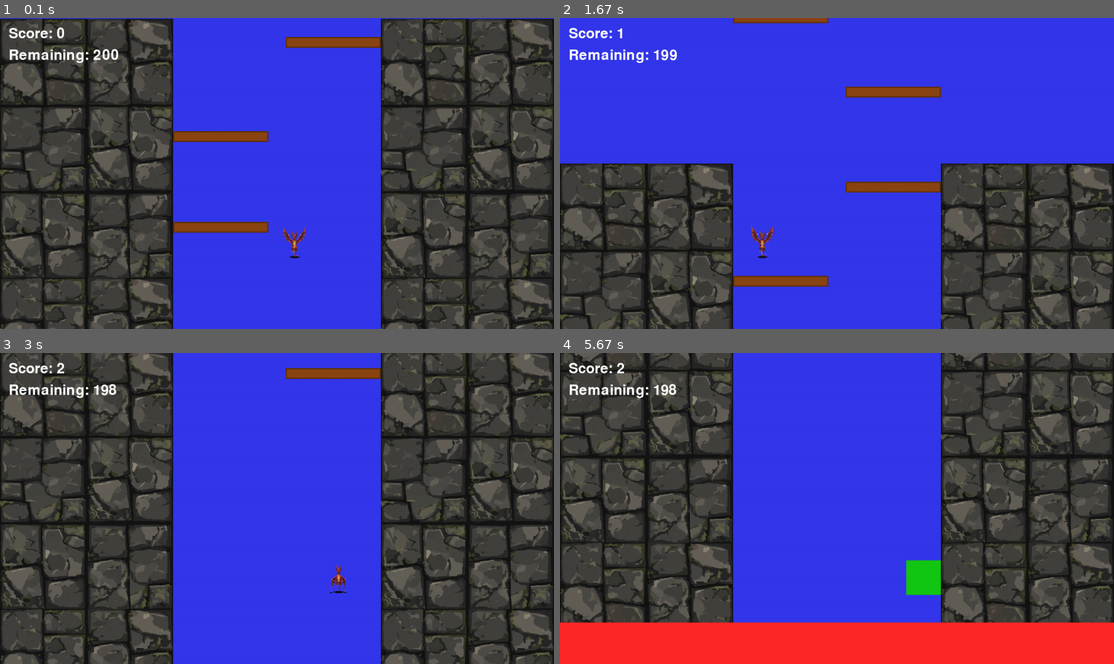
Above: before the commit, frames 1-4 (two rows, left to right).
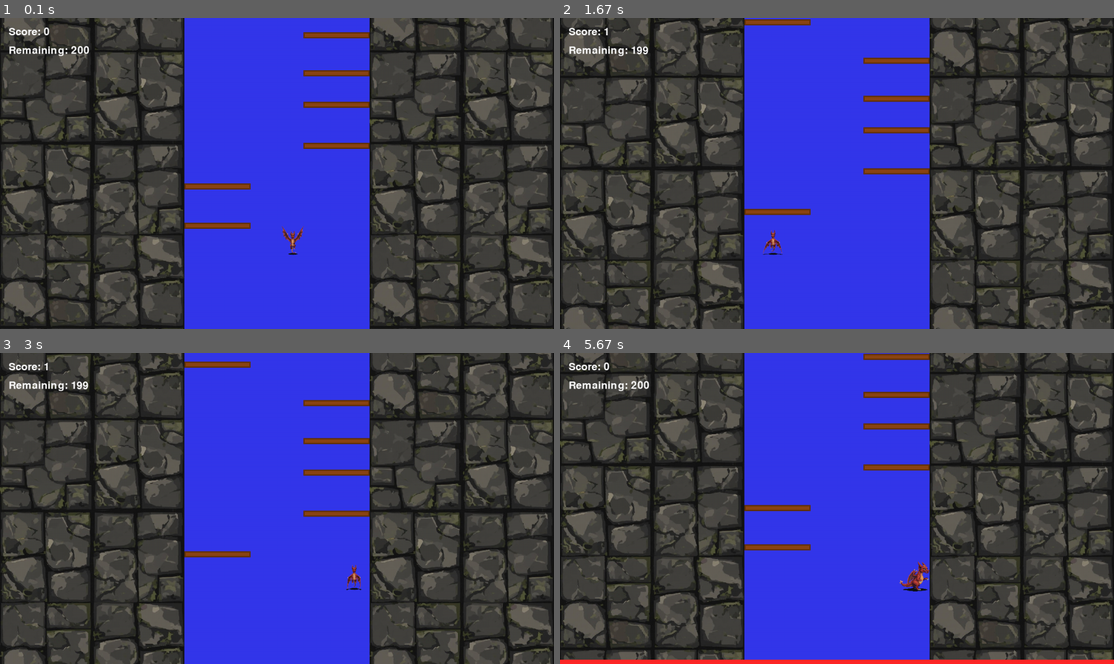
Above: after the commit, the same moments.

Repository: KamilHasik/ProjektPYgame
Game: pygame game, started from CastleClimbers.py
Two runs of this game, one before a commit and one after it. Both use one fixed random seed, a clock stepped at 60 frames per second and the inputs below.
Inputs:
- Up to frame 1 (0.1 s): no input
- Up to frame 2 (1.67 s): hold A 0.33-0.8 s; hold Up 0.33-0.8 s; tap D at 0.83 s; hold Up 1.17-1.63 s
- Up to frame 3 (3 s): tap A at 1.67 s; hold D 2-2.63 s; hold Up 2.67-2.97 s
- Up to frame 4 (5.67 s): tap A at 4.07 s; hold Up 4.4-4.7 s; tap D at 4.73 s; hold D from 5.07 s (still down)

The runs differ from the first frame. In frame 1, 37% of the frame differs, in the area x 0-100%, y 0-100%; in frame 2, 52%; in frame 3, 35%; in frame 4, 41%.

Commit message:
animandfix

Diff:
--- a/CastleClimbers.py
+++ b/CastleClimbers.py
@@ -9,21 +9,27 @@
 
 camera_y = 0
 
+# SKALOWANE WARTOŚCI - 1/3 na ściany, 1/3 na środek
+wall_thickness = WIDTH // 3
+right_wall_x = WIDTH - wall_thickness
+
+player_size = int(HEIGHT * 0.1)
+platform_width = int(WIDTH * 0.12)
+platform_height = int(HEIGHT * 0.02)
+
+jump_power = -9
+gravity = 0.35
+move_speed = int(WIDTH * 0.008)
+
 x = WIDTH // 2
-y = HEIGHT - 250
+y = HEIGHT - int(HEIGHT * 0.15)
 y_velocity = 0
 
-gravity = 0.5
-jump_power = -16
-player_size = 80
-
-danger_y = HEIGHT + 500
-danger_speed = 1.2
-
-wall_thickness = 400
+danger_y = HEIGHT + int(HEIGHT * 0.3)
+danger_speed = HEIGHT * 0.0008
 
 left_wall = pygame.Rect(0, 0, wall_thickness, 100000)
-right_wall = pygame.Rect(WIDTH - wall_thickness, 0, wall_thickness, 100000)
+right_wall = pygame.Rect(right_wall_x, 0, wall_thickness, 100000)
 
 tile_width = wall_thickness // 2
 tile_height = tile_width
@@ -54,32 +60,68 @@
         tiles.append(fallback)
 
 flying_frames = []
-for i in range(10):
+for i in range(36):
     frame_path = os.path.join("Graphic", "Player", "Flying", f"Flying {i}.png")
     try:
         frame = pygame.image.load(frame_path)
         frame = pygame.transform.scale(frame, (player_size, player_size))
         flying_frames.append(frame)
-        print(f"Zaladowano: Flying {i}.png")
-    except Exception as e:
-        print(f"Nie zaladowano Flying {i}.png: {e}")
+    except:
         fallback = pygame.Surface((player_size, player_size))
         fallback.fill((255, 255, 0))
         flying_frames.append(fallback)
 
+walking_right_frames = []
+for i in range(36):
+    frame_path = os.path.join("Graphic", "Player", "WalkingRight", f"WalkRight {i}.png")
+    try:
+        frame = pygame.image.load(frame_path)
+        frame = pygame.transform.scale(frame, (player_size, player_size))
+        walking_right_frames.append(frame)
+    except:
+        fallback = pygame.Surface((player_size, player_size))
+        fallback.fill((0, 255, 0))
+        walking_right_frames.append(fallback)
+
+walking_left_frames = []
+for i in range(36):
+    frame_path = os.path.join("Graphic", "Player", "WalkingLeft", f"WalkLeft {i}.png")
+    try:
+        frame = pygame.image.load(frame_path)
+        frame = pygame.transform.scale(frame, (player_size, player_size))
+        walking_left_frames.append(frame)
+    except:
+        fallback = pygame.Surface((player_size, player_size))
+        fallback.fill((0, 255, 0))
+        walking_left_frames.append(fallback)
+
+idle_image = None
+idle_path = os.path.join("Graphic", "Player", "Player Sitting Straight.jpg")
+try:
+    idle_image = pygame.image.load(idle_path)
+    idle_image = pygame.transform.scale(idle_image, (player_size, player_size))
+    print("Zaladowano idle")
+except:
+    idle_image = pygame.Surface((player_size, player_size))
+    idle_image.fill((0, 200, 0))
+    print("Nie zaladowano idle")
+
 current_frame = 0
 animation_timer = 0
+facing_right = True
+moving = False
 
 class Platform:
     def __init__(self, y_pos, side):
         self.side = side
-        platform_width = 220
-        platform_height = 25
+        self.side = side
+        platform_width = int(WIDTH * 0.12)
+        platform_height = int(HEIGHT * 0.02)
 
         if side == "left":
             x_pos = wall_thickness
         else:
-            x_pos = WIDTH - wall_thickness - platform_width
+            x_pos = right_wall_x - platform_width
 
         self.rect = pygame.Rect(x_pos, y_pos, platform_width, platform_height)
         self.color = (139, 69, 19)
@@ -100,12 +142,17 @@
             pygame.draw.rect(surface, (100, 50, 0), (self.rect.x, screen_y, self.rect.width, self.rect.height), 3)
 
 platforms = []
-y_pos = HEIGHT - 250
+y_pos = HEIGHT - int(HEIGHT * 0.15)
 platforms.append(Platform(y_pos, "left"))
 
 for i in range(199):
-    side = random.choice(["left", "right"])
-    jump_range = random.randint(170, 230)
+    last_side = platforms[-1].side
+    if last_side == "left":
+        side = random.choice(["left", "right"])
+    else:
+        side = random.choice(["left", "right"])
+
+    jump_range = random.randint(int(HEIGHT * 0.1), int(HEIGHT * 0.14))
     y_pos -= jump_range
     platforms.append(Platform(y_pos, side))
 
@@ -114,7 +161,7 @@
 on_ground = True
 jump_timer = 0
 score = 0
-font = pygame.font.Font(None, 48)
+font = pygame.font.Font(None, int(HEIGHT * 0.05))
 
 def draw_tiled_wall(surface, wall_rect, tile_images):
     tiles_in_width = 2
@@ -140,12 +187,17 @@
 
     keys = pygame.key.get_pressed()
 
+    moving = False
     if keys[pygame.K_a]:
-        x -= 9
+        x -= move_speed
+        facing_right = False
+        moving = True
     if keys[pygame.K_d]:
-        x += 9
-
-    x = max(wall_thickness, min(x, WIDTH - wall_thickness - player_size))
+        x += move_speed
+        facing_right = True
+        moving = True
+
+    x = max(wall_thickness, min(x, right_wall_x - player_size))
 
     if jump_timer > 0:
         jump_timer -= 1
@@ -156,7 +208,7 @@
         if not platform.visible:
             continue
         if (y_velocity >= 0 and
-            y + player_size <= platform.rect.y + 20 and
+            y + player_size <= platform.rect.y + platform_height + 5 and
             y + player_size + y_velocity >= platform.rect.y and
             x + player_size > platform.rect.x and
             x < platform.rect.x + platform.rect.width):
@@ -188,28 +240,24 @@
     y_velocity += gravity
     y += y_velocity
 
-    if not on_ground:
-        animation_timer += 1
-        if animation_timer >= 3:
-            animation_timer = 0
-            current_frame = (current_frame + 1) % len(flying_frames)
-    else:
-        current_frame = 0
+    animation_timer += 1
+    if animation_timer >= 4:
         animation_timer = 0
+        current_frame = (current_frame + 1) % 36
 
     camera_y = y - HEIGHT * 2 // 3
 
     danger_y -= danger_speed
-    danger_speed += 0.0005
+    danger_speed += HEIGHT * 0.000003
 
     if y + player_size > danger_y:
-        y = HEIGHT - 250
+        y = HEIGHT - int(HEIGHT * 0.15)
         x = WIDTH // 2
         y_velocity = 0
         camera_y = 0
         score = 0
-        danger_y = HEIGHT + 500
-        danger_speed = 4
+        danger_y = HEIGHT + int(HEIGHT * 0.3)
+        danger_speed = HEIGHT * 0.0008
         for platform in platforms:
             platform.scored = False
             platform.visible = True
@@ -226,10 +274,19 @@
         platform.draw(window)
 
     player_screen_y = y - camera_y
-    if not on_ground and flying_frames:
+
+    if not on_ground:
         window.blit(flying_frames[current_frame], (x, player_screen_y))
+    elif moving:
+        if facing_right:
+            window.blit(walking_right_frames[current_frame], (x, player_screen_y))
+        else:
+            window.blit(walking_left_frames[current_frame], (x, player_screen_y))
     else:
-        pygame.draw.rect(window, (20, 200, 20), (x, player_screen_y, player_size, player_size))
+        if idle_image:
+            window.blit(idle_image, (x, player_screen_y))
+        else:
+            pygame.draw.rect(window, (20, 200, 20), (x, player_screen_y, player_size, player_size))
 
     score_text = font.render(f"Score: {score}", True, (255, 255, 255))
     window.blit(score_text, (20, 20))
@@ -238,7 +295,7 @@
     if remaining < 0:
         remaining = 0
     remaining_text = font.render(f"Remaining: {remaining}", True, (255, 255, 255))
-    window.blit(remaining_text, (20, 70))
+    window.blit(remaining_text, (20, 20 + int(HEIGHT * 0.06)))
 
     if score >= 200:
         win_text = font.render("YOU WIN! Press ESC", True, (255, 215, 0))
